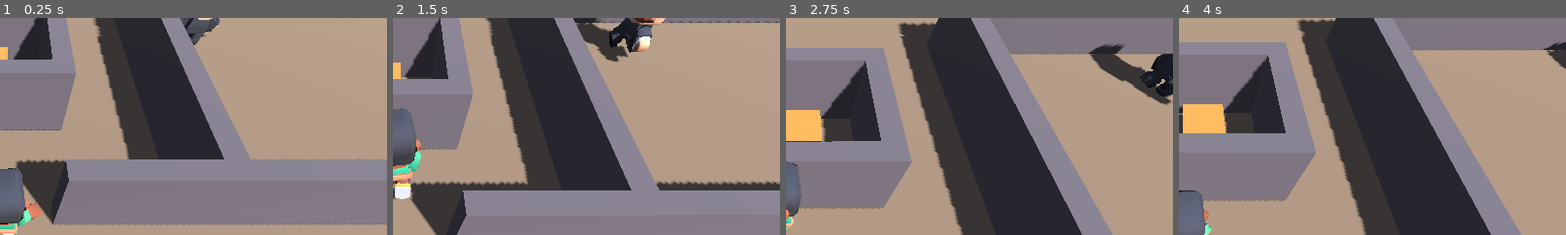
Above: before the commit, frames 1-4 (left to right).
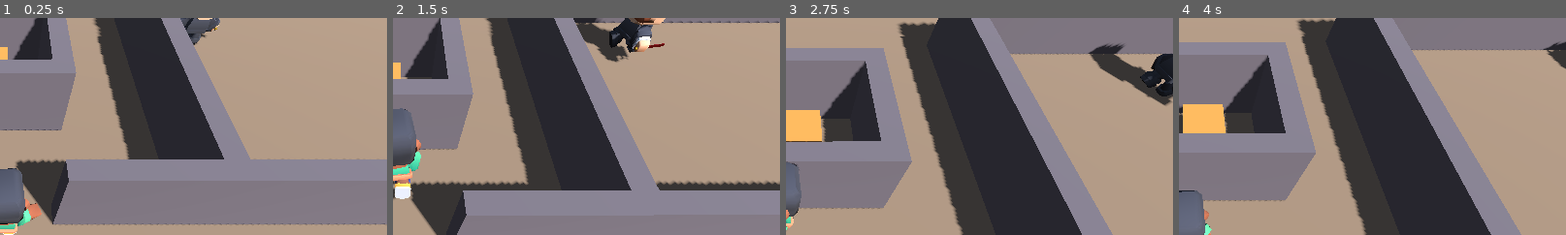
Above: after the commit, the same moments.

Repository: Carola-caicedo/Survivor-Maze-Puzzle
Game: Godot game, scene res://main.tscn
Two runs of this game, one before a commit and one after it. Both use one fixed random seed, a clock stepped at 60 frames per second and the inputs below.
Inputs:
- Up to frame 1 (0.25 s): no input
- Up to frame 2 (1.5 s): hold W (move_up) from 0.53 s (still down); tap Space (espada) at 0.6 s; tap Shift (correr) at 1.35 s
- Up to frame 3 (2.75 s): tap Space (espada) at 1.55, 2.1 s; release W (move_up) at 2.03 s; hold A (move_left) from 2.03 s (still down)
- Up to frame 4 (4 s): tap E (interactuar) at 2.85 s; tap Space (espada) at 3.05, 3.8 s; release A (move_left) at 3.53 s; hold S (move_down) from 3.53 s (still down); tap F at 3.6 s
The pictures show only the part of the screen within x 50-100%, y 2-52%; the shares and areas given below are measured in that part.

The runs differ from the first frame. In frame 1, less than 0.1% of the frame differs, in the area x 52-57%, y 4-9%; in frame 2, less than 0.1%, in the area x 58-71%, y 11-20%; in frame 3, less than 0.1%; in frame 4, nothing differs.

Commit message:
Agrega espada visible al guardián con hoja roja

Diff:
--- /dev/null
+++ b/espada_en_mano.gd
@@ -0,0 +1,63 @@
+extends Node
+## Pone una espada visible en la mano derecha del "Modelo" del nodo padre
+## (sirve para el Personaje y para el Guardian). La espada va pegada a un hueso,
+## así que sigue todas las animaciones, incluida la de ataque.
+
+@export var hueso = "arm-right"
+@export var escena: PackedScene = preload("res://espada_modelo.tscn")
+@export var color_hoja = Color(0.82, 0.86, 0.9)
+# Ajustes finos (en el espacio del hueso del brazo). Si la espada se ve movida,
+# cambien estos tres valores en el Inspector.
+@export var posicion = Vector3(-0.26, 0.0, 0.05)
+@export var rotacion_grados = Vector3(0.0, 30.0, 0.0)
+@export var escala = 1.0
+
+
+func _ready():
+	var modelo = get_parent().get_node_or_null("Modelo")
+	if modelo == null:
+		modelo = get_parent().get_node_or_null("modelo")
+	if modelo == null:
+		push_warning("EspadaEnMano: no encuentro el nodo 'Modelo' en " + str(get_parent().name))
+		return
+
+	var esqueletos = modelo.find_children("*", "Skeleton3D", true, false)
+	if esqueletos.is_empty():
+		push_warning("EspadaEnMano: el modelo no tiene Skeleton3D")
+		return
+	var esqueleto: Skeleton3D = esqueletos[0]
+
+	var nombre = hueso
+	if esqueleto.find_bone(nombre) == -1:
+		nombre = _hueso_parecido(esqueleto)
+	if nombre == "":
+		push_warning("EspadaEnMano: no encuentro el hueso '" + hueso + "'")
+		return
+
+	var mano = BoneAttachment3D.new()
+	mano.name = "ManoEspada"
+	mano.bone_name = nombre
+	esqueleto.add_child(mano)
+
+	var espada = escena.instantiate()
+	espada.position = posicion
+	espada.rotation_degrees = rotacion_grados
+	espada.scale = Vector3.ONE * escala
+	mano.add_child(espada)
+
+	# Cada espada puede tener su propio color de hoja
+	var hoja = espada.get_node_or_null("Hoja")
+	if hoja is MeshInstance3D:
+		var mat = hoja.get_active_material(0)
+		if mat is StandardMaterial3D:
+			mat = mat.duplicate()
+			mat.albedo_color = color_hoja
+			hoja.material_override = mat
+
+
+func _hueso_parecido(esqueleto: Skeleton3D) -> String:
+	for i in esqueleto.get_bone_count():
+		var n = esqueleto.get_bone_name(i).to_lower()
+		if n.contains("arm") and n.contains("right"):
+			return esqueleto.get_bone_name(i)
+	return ""
--- /dev/null
+++ b/espada_modelo.tscn
@@ -0,0 +1,49 @@
+[gd_scene format=3]
+
+[sub_resource type="StandardMaterial3D" id="Mat_hoja"]
+albedo_color = Color(0.82, 0.86, 0.9, 1)
+metallic = 0.85
+roughness = 0.25
+
+[sub_resource type="StandardMaterial3D" id="Mat_oro"]
+albedo_color = Color(0.9, 0.7, 0.2, 1)
+metallic = 0.8
+roughness = 0.35
+
+[sub_resource type="StandardMaterial3D" id="Mat_mango"]
+albedo_color = Color(0.35, 0.2, 0.1, 1)
+roughness = 0.8
+
+[sub_resource type="BoxMesh" id="Malla_hoja"]
+material = SubResource("Mat_hoja")
+size = Vector3(0.008, 0.035, 0.2)
+
+[sub_resource type="BoxMesh" id="Malla_guarda"]
+material = SubResource("Mat_oro")
+size = Vector3(0.016, 0.09, 0.014)
+
+[sub_resource type="BoxMesh" id="Malla_mango"]
+material = SubResource("Mat_mango")
+size = Vector3(0.02, 0.02, 0.07)
+
+[sub_resource type="SphereMesh" id="Malla_pomo"]
+material = SubResource("Mat_oro")
+radius = 0.016
+height = 0.032
+
+[node name="EspadaModelo" type="Node3D"]
+
+[node name="Hoja" type="MeshInstance3D" parent="."]
+transform = Transform3D(1, 0, 0, 0, 1, 0, 0, 0, 1, 0, 0, 0.152)
+mesh = SubResource("Malla_hoja")
+
+[node name="Guarda" type="MeshInstance3D" parent="."]
+transform = Transform3D(1, 0, 0, 0, 1, 0, 0, 0, 1, 0, 0, 0.045)
+mesh = SubResource("Malla_guarda")
+
+[node name="Mango" type="MeshInstance3D" parent="."]
+mesh = SubResource("Malla_mango")
+
+[node name="Pomo" type="MeshInstance3D" parent="."]
+transform = Transform3D(1, 0, 0, 0, 1, 0, 0, 0, 1, 0, 0, -0.04)
+mesh = SubResource("Malla_pomo")
--- a/guardian.tscn
+++ b/guardian.tscn
@@ -2,6 +2,7 @@
 
 [ext_resource type="Script" uid="uid://dlck4jyldo3n5" path="res://guardian.gd" id="1_3jwwi"]
 [ext_resource type="PackedScene" uid="uid://btbidf61ylt57" path="res://personaje/character-male-d.glb" id="2_2oh7y"]
+[ext_resource type="Script" path="res://espada_en_mano.gd" id="3_espmano"]
 
 [sub_resource type="CapsuleShape3D" id="CapsuleShape3D_1lkc5"]
 radius = 0.35
@@ -19,3 +20,7 @@
 
 [node name="Vision" type="RayCast3D" parent="." unique_id=1849204812]
 transform = Transform3D(1, 0, 0, 0, 1, 0, 0, 0, 1, 0, 0.9, 0)
+
+[node name="EspadaVisual" type="Node" parent="."]
+script = ExtResource("3_espmano")
+color_hoja = Color(0.75, 0.2, 0.2, 1)
